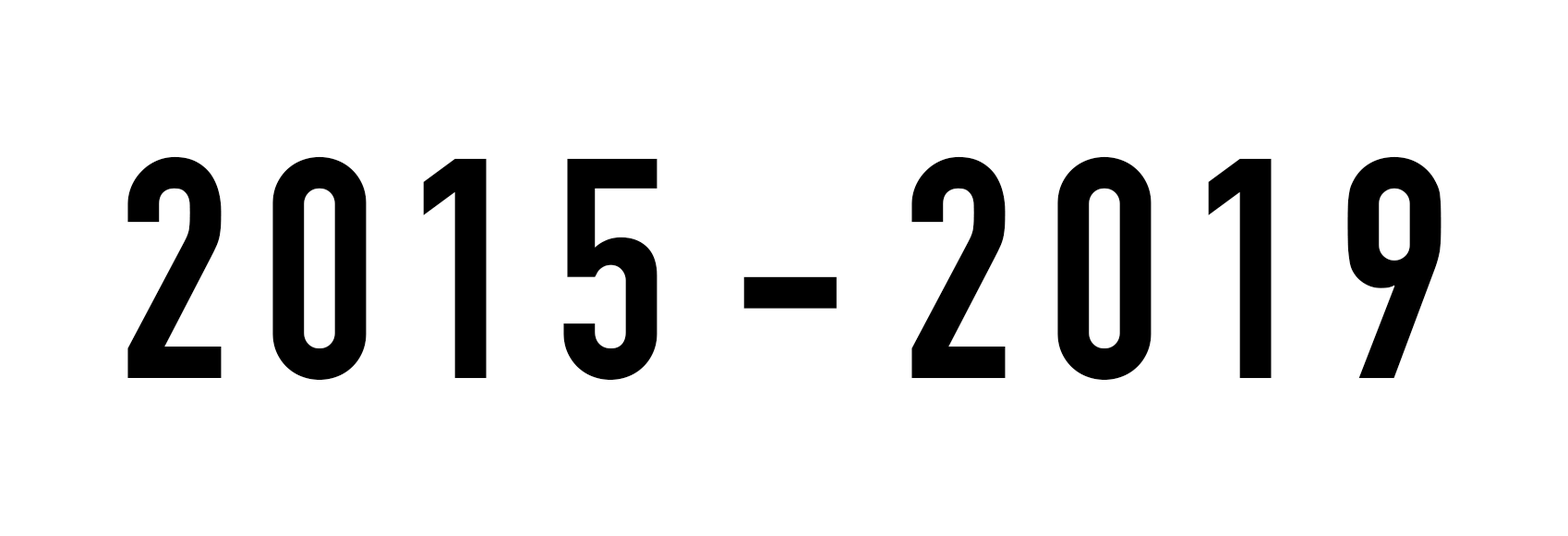
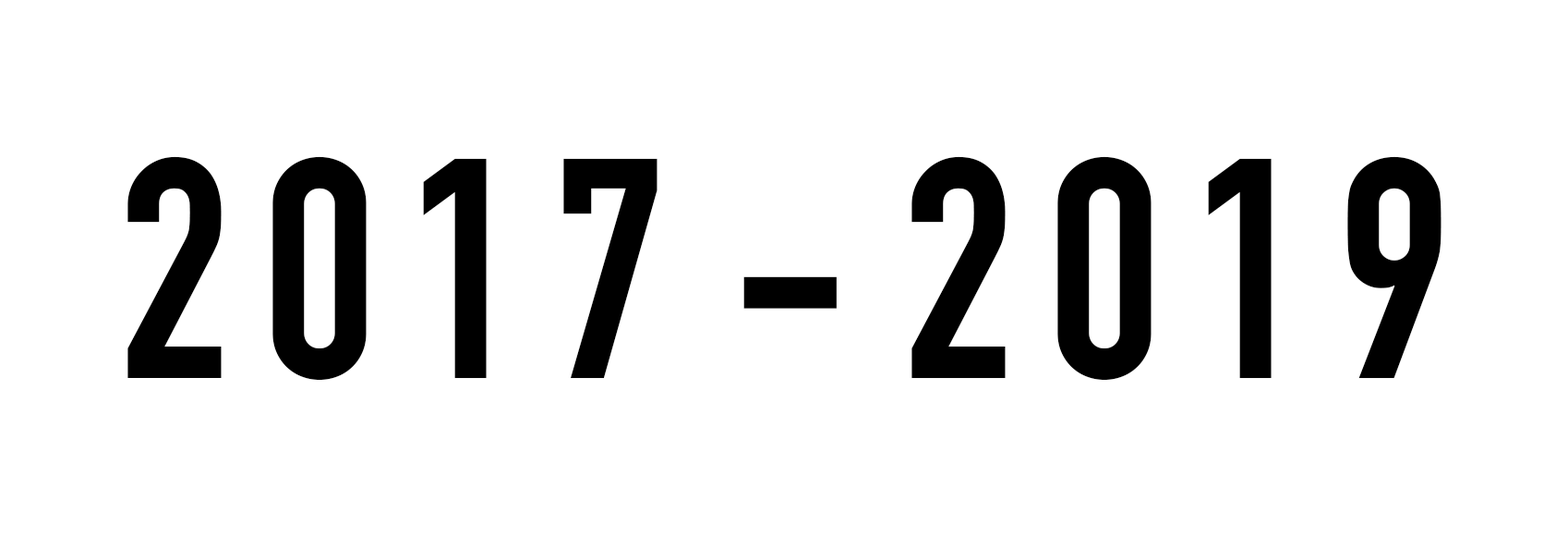
Two versions of the same layered image (1568 × 536). Layer-by-layer changes:
renamed "2015 - 2019" to "2017 - 2019", painted on it over [563, 157, 658, 380]
